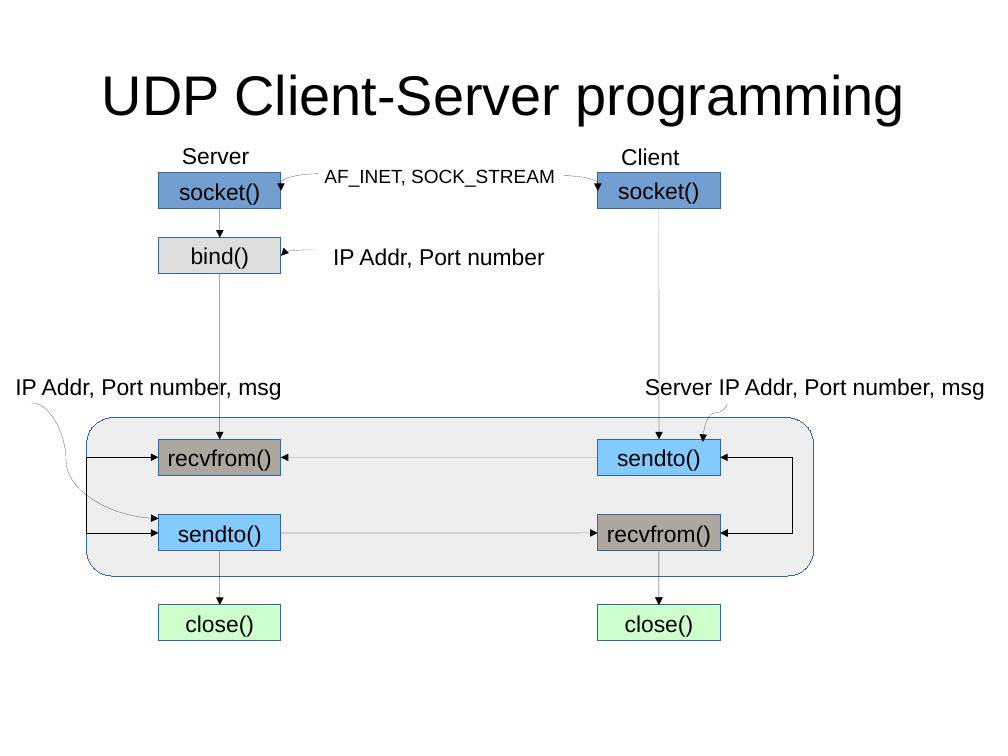
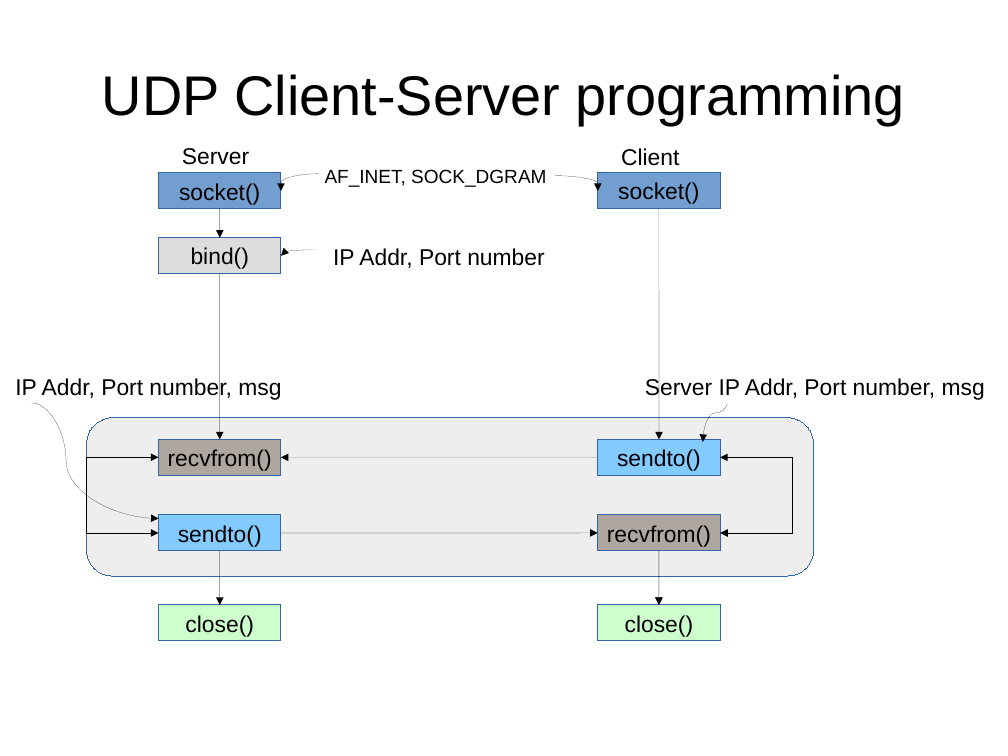
Before and after one commit to cdotblr/socket, a slide deck: slide 21 of zsocket.odp. Drawn at 1008x756 pixels with LibreOffice and Linux fonts; fonts in the diff are those of the drawing. Boxes give left, top, right and bottom in pixels: in the first picture for what was removed or moved away, otherwise in the second. Text is boxed around its words. In the diff, an @@ line names an element or a change of style, - is before the commit and + after.

```diff
--- a/zsocket.odp
+++ b/zsocket.odp
@@ text at [325, 169, 546, 187]: text changed @@
-AF_INET, SOCK_STREAM
+AF_INET, SOCK_DGRAM
@@ curved arrow moved from (564, 176) - (598, 191) to (556, 176) - (598, 191) @@
```
Also in this commit, not shown: 1 other slide changed, 3 other files.
